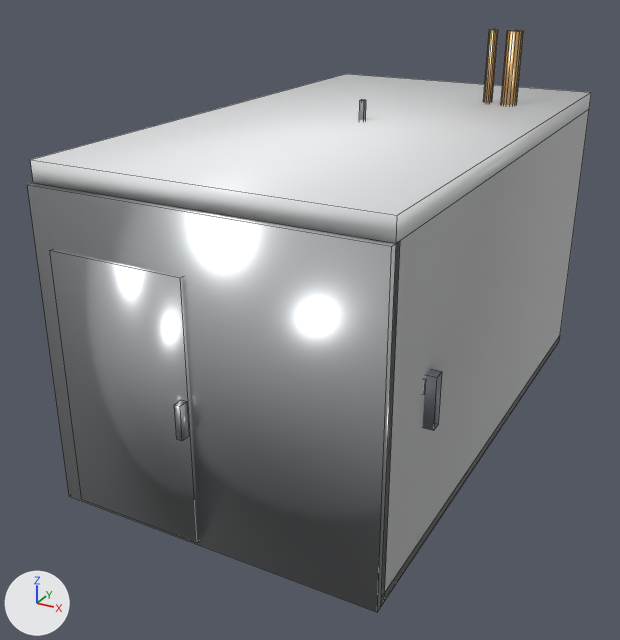
An edit to the FBX model Tools/butchery/fbx/SM_BLAST_CHILLER.fbx, drawn before and after from the same camera.
Before and after are seen from a 50 mm camera at (3.85, -8.13, 5.1) aimed at (-0.31, -0.57, 1.31). Arrows for +X, +Y and +Z are at lower left; the lights stay in place. The older version comes first. Mesh edges are drawn as thin lines. Vertices at exactly the same position are counted once.

Names of what the first picture shows: 'SM_BLAST_CHILLER'.
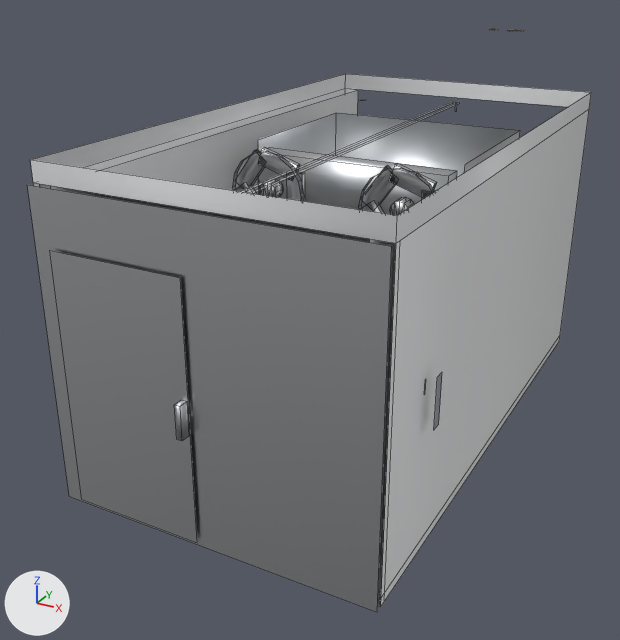
Pixel boxes [x1, y1, x2, y2] of what changed, in the pictures (620 x 640 px):
```json
{"part": 1, "of": "me_sm_blast_chiller", "change": "added", "after": [260, 179, 283, 197]}
{"part": 2, "of": "me_sm_blast_chiller", "change": "added", "after": [390, 197, 414, 215]}
{"part": 3, "of": "me_sm_blast_chiller", "change": "cut back", "before": [27, 29, 591, 612], "after": [233, 29, 523, 213]}
```

Scene script edits in JSON lines:
```json
{"block": "me_sm_blast_chiller", "where": "# used by ob_sm_blast_chiller; location = (0.0, 0.0, 0.0)"}
{"op": "remove", "block": "me_sm_blast_chiller", "code": "me_sm_blast_chiller.from_pydata(...)  # 448 vertices, 510 faces; spans x -1.75..1.75, y -3.1..3.1, z 0.0..4.2"}
{"op": "add", "block": "me_sm_blast_chiller", "code": "me_sm_blast_chiller.from_pydata(...)  # 308 vertices, 191 faces; spans x -1.75..1.75, y -3.1..3.1, z 0.0..4.2"}
{"block": "me_sm_blast_chiller", "change": "me_sm_blast_chiller part 1: a new loose piece, a 12-sided cylinder along y spanning x -0.9..-0.7, y -0.61..-0.44, z 2.6..2.8, in mat_m_butchery_steelbrushed (light grey #c8cbce)"}
{"block": "me_sm_blast_chiller", "change": "me_sm_blast_chiller part 2: a new loose piece, a 12-sided cylinder along y spanning x 0.6..0.8, y -0.61..-0.44, z 2.6..2.8, in mat_m_butchery_steelbrushed (light grey #c8cbce)"}
{"block": "me_sm_blast_chiller", "change": "me_sm_blast_chiller part 3"}
{"block": "me_sm_blast_chiller", "change": "58 vertices are removed from x -1.55..1.09, y -2.9..1.89, z 0.05..4.2"}
{"block": "me_sm_blast_chiller", "change": "133 faces are deleted"}
{"block": "me_sm_blast_chiller", "change": "2 vertices move from x 0.92..1.08, y 1.83, z 4.2 to x 0.92..1.08, y 1.84, z 4.2"}
{"block": "me_sm_blast_chiller", "change": "78 vertices are added at x -1.24..1.12, y -0.63..1.87, z 2.26..4.2"}
{"block": "me_sm_blast_chiller", "change": "72 new vertices lie (0.0, 0.06, 0.0) away from vertices in x -1.24..1.12, y -0.63..-0.56, z 2.26..3.14"}
{"block": "me_sm_blast_chiller", "change": "16 new faces join them, mat_m_butchery_copper (beige #ddb37c)"}
{"block": "me_sm_blast_chiller", "change": "40 new faces join them, mat_m_butchery_steelbrushed (light grey #c8cbce)"}
{"block": "me_sm_blast_chiller", "change": "32 new faces join them, mat_m_butchery_paintedframe (grey #868b93)"}
{"block": "me_sm_blast_chiller", "change": "other edits to the shape of me_sm_blast_chiller do not show in these pictures"}
```
